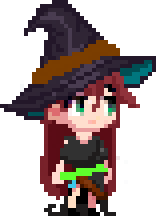
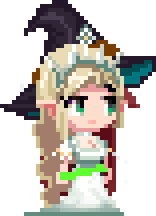
Layered file, before and after one edit (156x216). Changes by layer:
added group "1" with 8 layers above "0" over (20, 24, 128, 216)
added layer "Chest" (1st of 2, in "1") in group "1" over (52, 132, 116, 168)
added layer "Body" (1st of 2, in "1") in group "1" over (24, 168, 124, 216)
added layer "RightHand" (1st of 2, in "1") in group "1" over (100, 144, 112, 184)
added layer "LeftHand" (1st of 2, in "1") in group "1" over (56, 140, 72, 184)
added layer "Layer 2" in group "1" over (40, 24, 124, 88)
added layer "Layer 1" in group "1" over (20, 44, 128, 212)
added layer "RightLeg" (1st of 2, in "1") in group "1" over (68, 176, 80, 216)
added layer "LeftLeg" (1st of 2, in "1") in group "1" over (88, 176, 100, 216)
added group "0" with 10 layers over (20, 24, 128, 216)
moved "Back" into group "0" over (60, 132, 100, 168)
moved "Chest" (2nd of 2, in "0") into group "0" over (64, 132, 108, 168)
moved "RightHand" (2nd of 2, in "0") into group "0" over (100, 140, 112, 184)
moved "Body" (2nd of 2, in "0") into group "0" over (68, 160, 116, 216)
moved "RightLeg" (2nd of 2, in "0") into group "0" over (68, 176, 80, 216)
moved "LeftLeg" (2nd of 2, in "0") into group "0" over (88, 176, 100, 216)
moved "Body2" into group "0" over (44, 180, 92, 216)
moved "Hat" into group "0" over (20, 24, 128, 120)
moved "LeftHand" (2nd of 2, in "0") into group "0" over (52, 140, 68, 184)
moved "Head" into group "0", painted on it over (20, 44, 128, 200)
